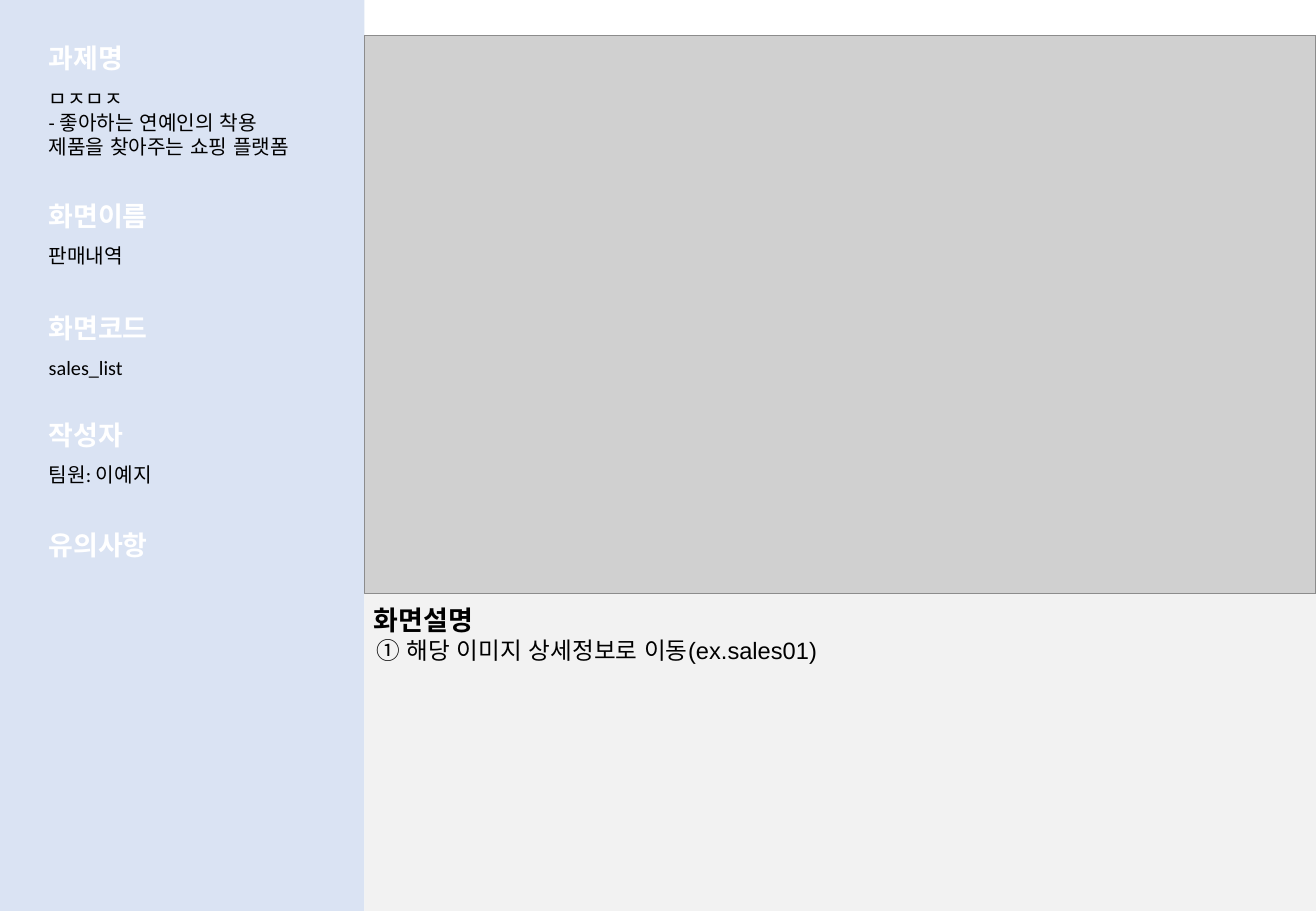
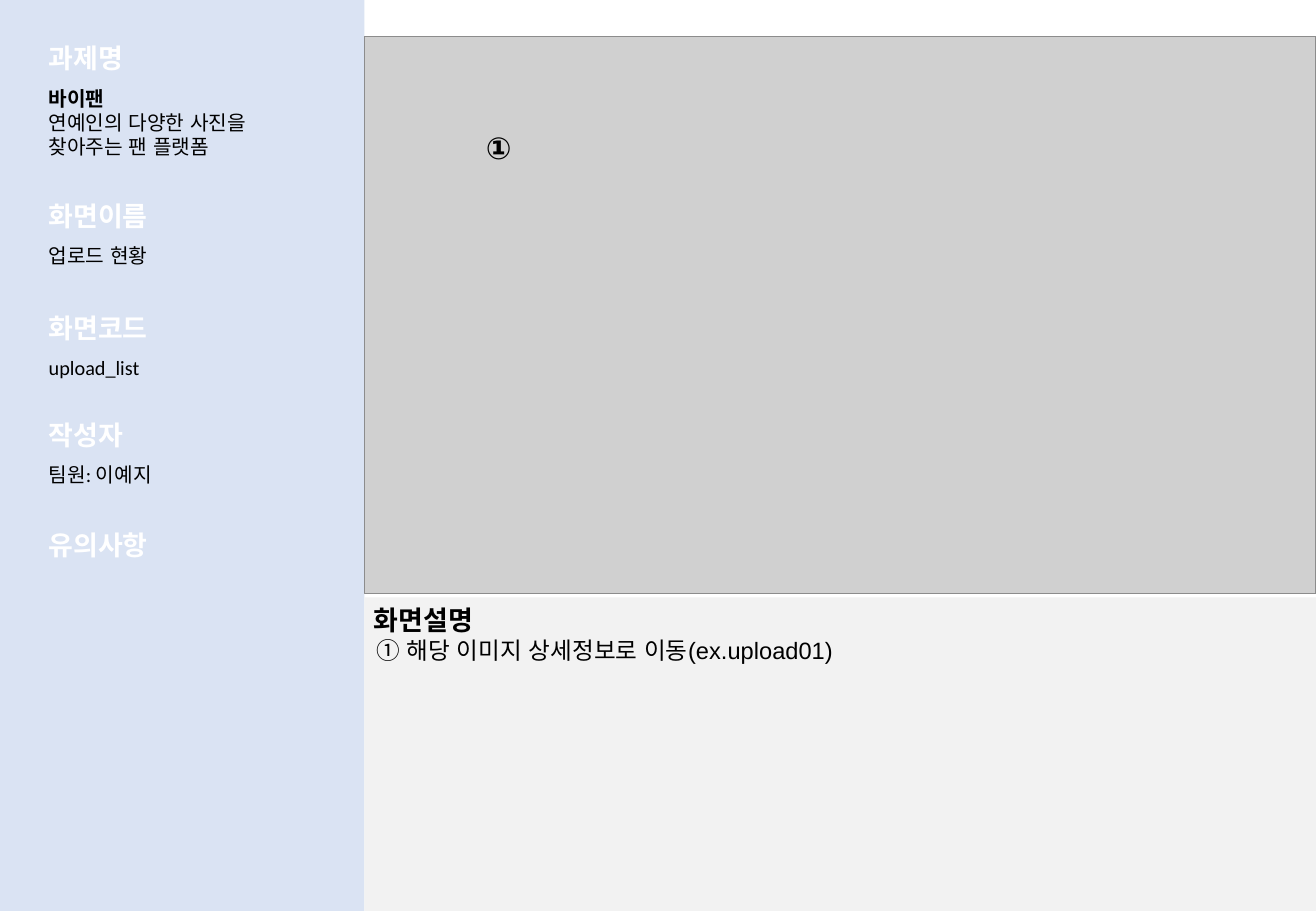
Before and after one commit to LeticiaKang/Project_Idol-Fandom-WebPlaform, a slide deck: slide 17 of 1. 산출문서/화면설계서(실전)/화면설계서_서식(1조. HappyVirus) (실전).pptx (slide 19 before the commit). Drawn at 1316x911 pixels with LibreOffice and Linux fonts; fonts in the diff are those of the drawing; grey boxes stand for pictures. Boxes give left, top, right and bottom in pixels: in the first picture for what was removed or moved away, otherwise in the second. Text is boxed around its words. In the diff, an @@ line names an element or a change of style, - is before the commit and + after.

```diff
--- a/1. 산출문서/화면설계서(실전)/화면설계서_서식(1조. HappyVirus) (실전).pptx
+++ b/1. 산출문서/화면설계서(실전)/화면설계서_서식(1조. HappyVirus) (실전).pptx
@@ text at <box>49,89,246,156</box>: text changed @@
-ㅁㅈㅁㅈ
-- 좋아하는 연예인의 착용 제품을 찾아주는 쇼핑 플랫폼
+바이팬
+연예인의 다양한 사진을 찾아주는 팬 플랫폼
@@ text added at <box>486,137,512,160</box>, 18 pt, text #000000, bold @@
+①
@@ text at <box>49,246,147,265</box>: text changed @@
-판매내역
+업로드 현황
@@ text at <box>49,361,140,379</box>: text changed @@
-sales_list
+upload_list
@@ rectangle: place and size @@
-rectangle at <box>365,594,1316,911</box>
+rectangle at <box>365,598,1316,911</box>
@@ text at <box>376,639,833,664</box>: text changed @@
-① 해당 이미지 상세정보로 이동(ex.sales01)
+① 해당 이미지 상세정보로 이동(ex.upload01)
```
Also in this commit, not shown: 17 other slides changed, 2 slides removed.
